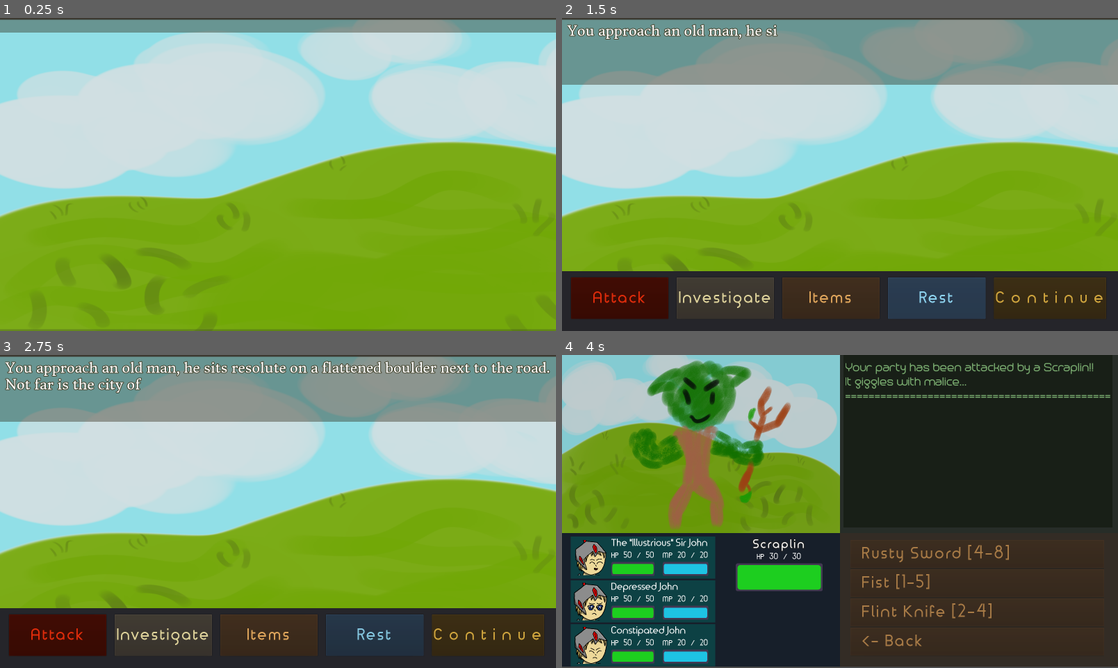
Above: before the commit, frames 1-4 (two rows, left to right).
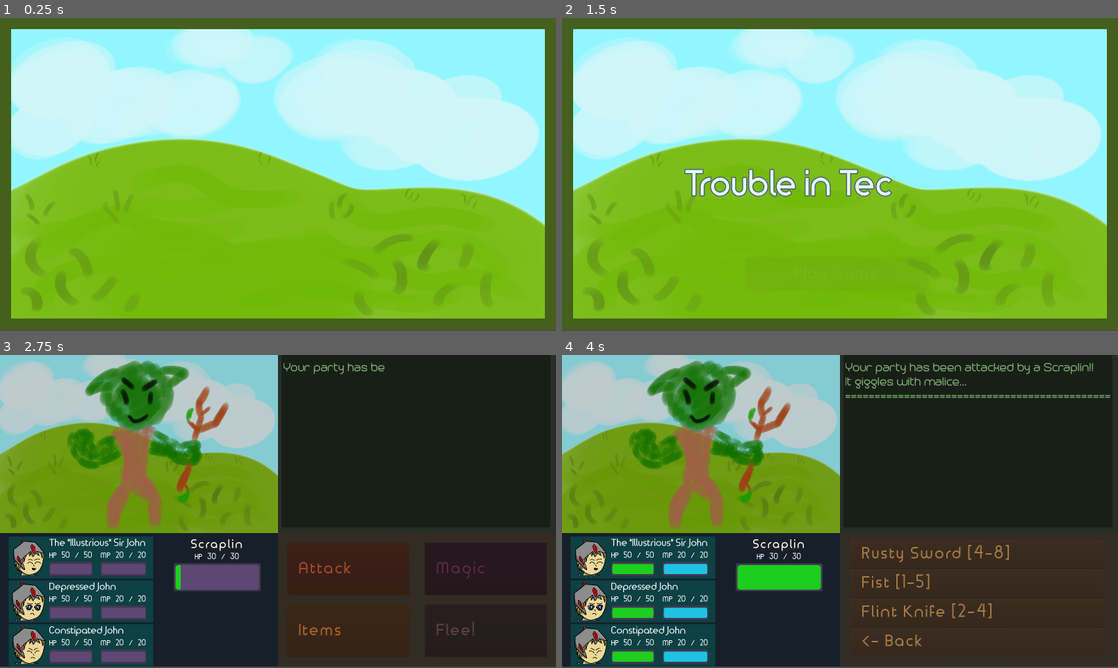
Above: after the commit, the same moments.

Repository: LegoGuy32109/FHSCompSciGodot
Game: Godot game, scene res://Scenes/Title.tscn
The game is run twice, just before and just after one commit, with the same random seed, the same clock (stepped at 60 frames per second) and the same inputs. Before the commit the project starts from res://Scenes/AdventureInterface.tscn. The engine's default icon, where the game draws it, is replaced by a stand-in: a white triangle on a blue panel in a dark square.
Inputs (mouse positions are in pixels of both pictures, inside the frame that each line leads up to):
- Up to frame 1 (0.25 s): no input
- Up to frame 2 (1.5 s): move the mouse to (962, 158) at 0.52 s; press the mouse at (962, 158) at 0.53 s; release the mouse at (962, 158) at 1.25 s; click (979, 299) at 1.25 s, where only the run before the commit has a clickable "Ignore the man, go to the city"
- Up to frame 3 (2.75 s): click (278, 611) at 2 s, where only the run after the commit has a clickable "Play Game"
- Up to frame 4 (4 s): click "Attack" at 2.75 s; click (912, 567) at 3.5 s, where only the run before the commit has a clickable "Attack"

The runs differ from the first frame. In frame 1, 44% of the frame differs, in the area x 0-100%, y 0-100%; in frame 2, 65%; in frame 3, 90%; in frame 4, nothing differs.

Commit message:
html5export

Diff:
--- a/SciFiMagicIGuess/Scenes/AdventureInterface.tscn
+++ b/SciFiMagicIGuess/Scenes/AdventureInterface.tscn
@@ -214,7 +214,7 @@
 size_flags_horizontal = 3
 size_flags_vertical = 3
 custom_fonts/normal_font = ExtResource( 2 )
-visible_characters = 79
+visible_characters = 0
 percent_visible = 0.538462
 scroll_following = true
 script = ExtResource( 13 )
--- a/SciFiMagicIGuess/project.godot
+++ b/SciFiMagicIGuess/project.godot
@@ -16,7 +16,7 @@
 [application]
 
 config/name="Trouble in Teckland WIP"
-run/main_scene="res://Scenes/AdventureInterface.tscn"
+run/main_scene="res://Scenes/Title.tscn"
 config/icon="res://Assets/SpriteArt/GoblinSprite.png"
 
 [display]
Not shown, changed: SciFiMagicIGuess/DevLog.txt
Not shown, added: HTML5export.zip
Not shown, added: HTML5export/TroubleInTeckland.zip
Not shown, added: HTML5export/favicon.png
Not shown, added: HTML5export/index.html
Not shown, added: HTML5export/index.js
Not shown, added: HTML5export/index.pck
Not shown, added: HTML5export/index.png
Not shown, added: HTML5export/index.wasm
